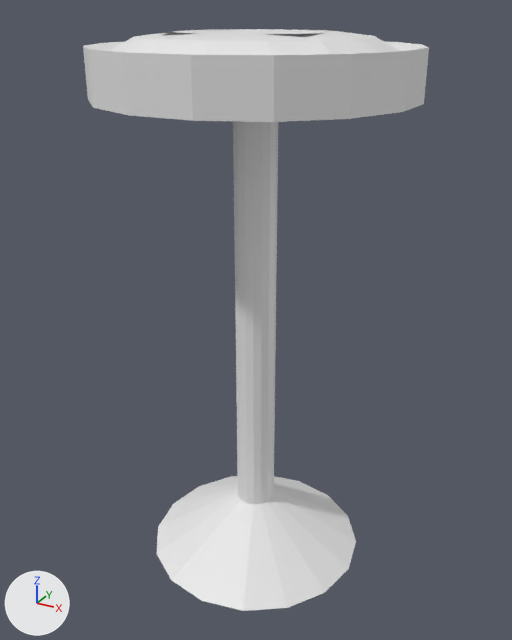
The FBX model Assets/Modelos 3D/Inferno/Banquinho inferno.fbx as it was, and as the next commit left it.
Camera for both pictures: a 50 mm camera at (0.433, -0.786, 0.764) aimed at (0.0, 0.001, 0.371). Every picture has the same lights, and +X, +Y and +Z are marked at lower left. The first picture is the older version.

The first picture shows 'Banquinho'.
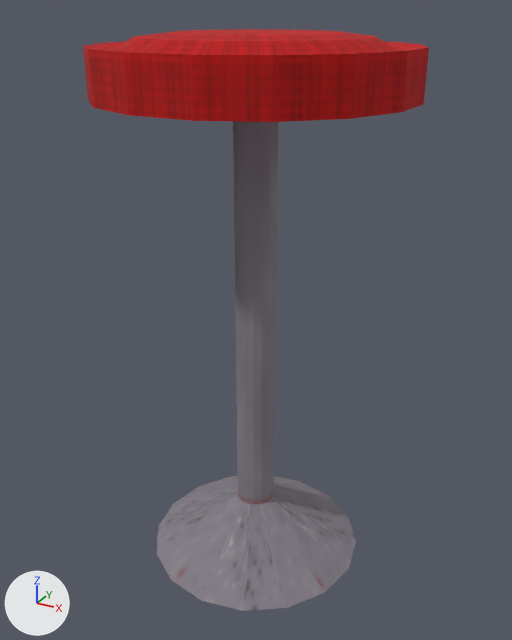
Where the newer file only moved an object's origin or applied its transform, the numbers keep the older frame.

What differs and where, as boxes (x1, y1, x2, y2) in the pictures (512 x 640 px; the box of a moved part takes in the faces that stretch with it):
part 1 of me_cylinder_003, moved or reshaped: before (166, 29, 339, 35); after (174, 29, 338, 34)
part 2 of me_cylinder_003, recoloured (darker): (83, 31, 429, 611) in both

Patch to the scene script:
```diff
--- a/Assets/Modelos 3D/Inferno/Banquinho inferno.fbx.py
+++ b/Assets/Modelos 3D/Inferno/Banquinho inferno.fbx.py
@@ img_banco_inferno_png @@
+img_banco_inferno_png = load_image('banco_inferno.png', '_unpacked/banco_inferno.png', 64, 64, 'sRGB')
@@ mat_cadeira @@
+mat_cadeira = principled_material('Cadeira')
+mat_cadeira.texture = img_banco_inferno_png  # with its transparency
+mat_cadeira.roughness = 1.0
@@ me_cylinder_003 @@
 me_cylinder_003.from_pydata(...)  # 146 vertices, 284 faces; spans x -0.196..0.196, y -0.196..0.196, z 0.0..0.739
 # used by ob_banquinho; location = (0.0, 0.0, 0.0)
+# me_cylinder_003 part 1
+# 8 vertices are removed from x -0.097..0.097, y -0.1..0.1, z 0.739
+# 32 faces are deleted
+# 8 vertices are added at x -0.058..0.058, y -0.059..0.059, z 0.739
+# 32 new faces join them
+# me_cylinder_003 part 2: 252 faces spanning x -0.196..0.196, y -0.196..0.196, z 0.0..0.739 switch from no material to mat_cadeira (picture img_banco_inferno_png)
```
